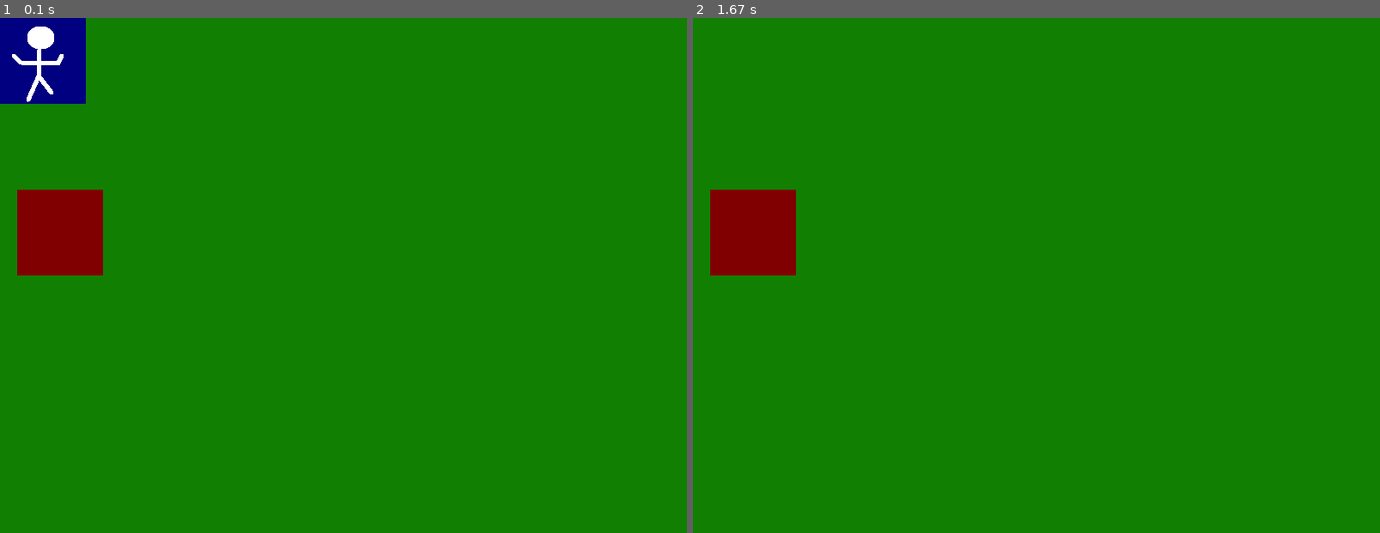
Above: before the commit, frames 1-2 (left to right).
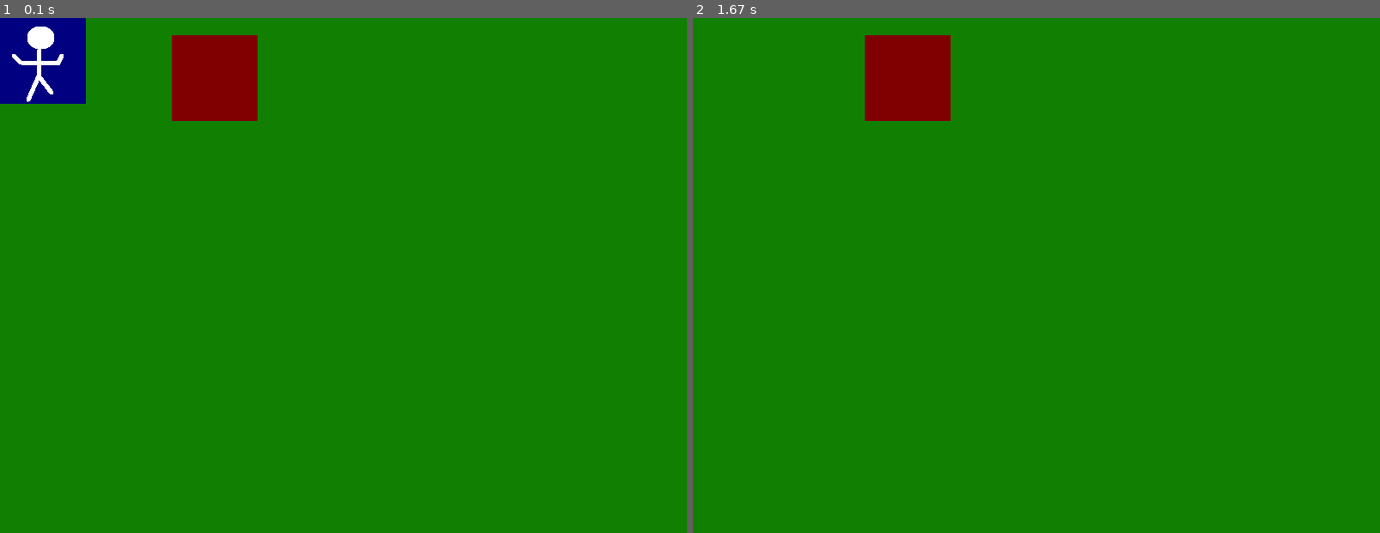
Above: after the commit, the same moments.

Repository: arsummers/pygame-tutorial
Game: pygame game, started from game.py
The game is run twice, just before and just after one commit, with the same random seed, the same clock (stepped at 60 frames per second) and the same inputs.
Inputs:
- Up to frame 1 (0.1 s): no input
- Up to frame 2 (1.67 s): tap A at 0.33 s

The runs differ from the first frame. In frame 1, 4.2% of the frame differs, in the area x 2-38%, y 3-50%; in frame 2, 4.2%.

Commit message:
slightly broken, but boots

Diff:
--- a/game.py
+++ b/game.py
@@ -62,6 +62,15 @@
         self.rect.x = x
         self.rect.y = y
 
+class Level():
+    def bad(lvl, eloc):
+        if lvl == 1:
+            enemy = Enemy(eloc[0], eloc[1], 'enemy.png')
+            enemy_list = pygame.sprite.Group()
+            enemy_list.add(enemy)
+        if lvl == 2:
+            print("Level " + str(lvl))
+        return enemy_list
 # objects
 
 # setup
@@ -82,9 +91,9 @@
 player_list.add(player)
 steps = 10 #number of pixels to move
 
-enemy = Enemy(20, 200, 'enemy.png') #spawns enemy, 20 is x pos, 200 is y pos
-enemy_list = pygame.sprite.Group()
-enemy_list.add(enemy)
+eloc = []
+eloc = [200, 20]
+enemy_list = Level.bad(1, eloc)
 
 
 fps = 40 #frame rate
